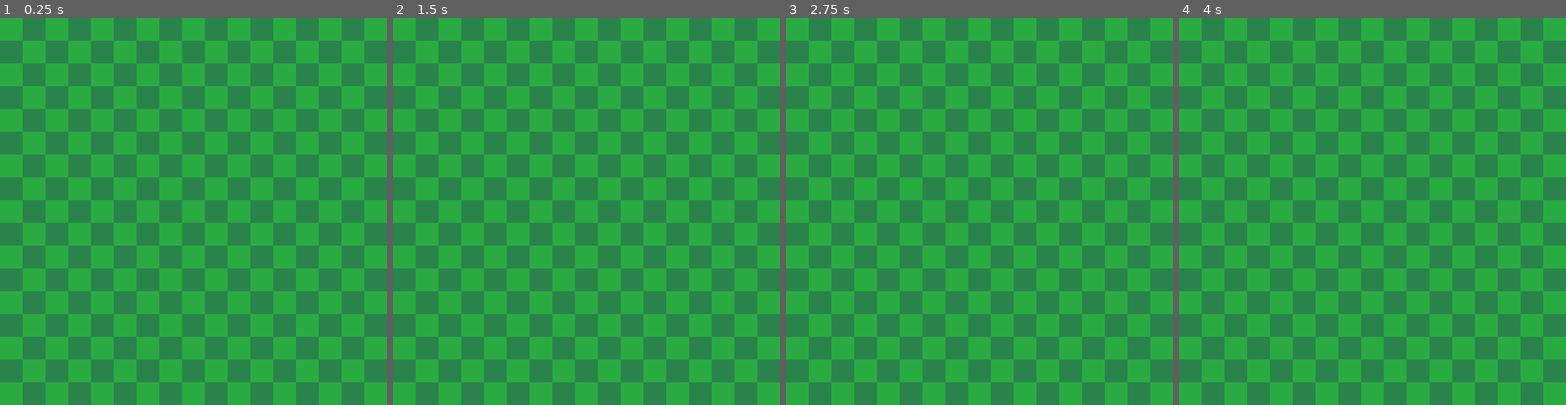
Above: before the commit, frames 1-4 (left to right).
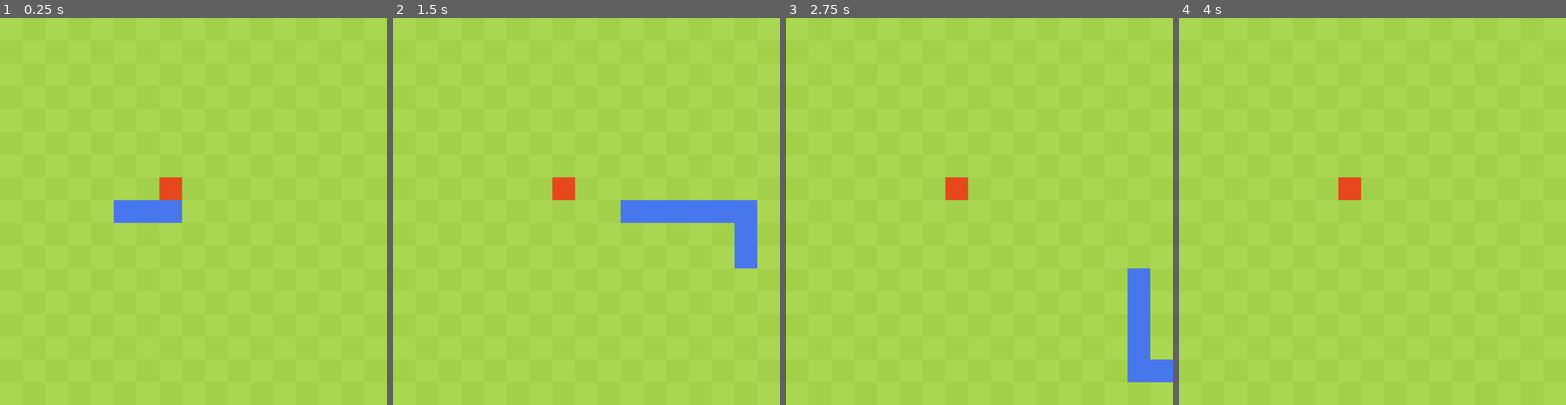
Above: after the commit, the same moments.

Repository: shubhrDev/snake-in-godot
Game: Godot game, scene res://main_game.tscn
Same seed, same stepped clock (60 frames per second), same inputs: the game is played once before the commit and once after it.
Inputs:
- Up to frame 1 (0.25 s): no input
- Up to frame 2 (1.5 s): tap Enter (ui_accept) at 0.5, 0.6, 0.77, 1.07, 1.35 s; hold D (right) 0.53-1.28 s; hold S (down) from 1.28 s (still down)
- Up to frame 3 (2.75 s): tap Enter (ui_accept) at 1.52, 1.82, 2.1 s; release S (down) at 2.03 s; hold D (right) from 2.03 s (still down)
- Up to frame 4 (4 s): release D (right) at 2.78 s; hold W (up) 2.78-3.53 s; tap Enter (ui_accept) at 2.85, 3.02, 3.32, 3.6, 3.77 s; hold A (left) from 3.53 s (still down)

The runs differ from the first frame. In frame 1, 100% of the frame differs, in the area x 0-100%, y 0-100%; in frame 2, 100%; in frame 3, 100%; in frame 4, 100%.

Commit message:
added movement and apple spawn

Diff:
--- a/MainGame.gd
+++ /dev/null
@@ -1,3 +0,0 @@
-extends Node2D
-
-@export var backgroundTileMapLayer : TileMapLayer
--- /dev/null
+++ b/Scripts/apple_spawn_manager.gd
@@ -0,0 +1,19 @@
+extends Node
+
+
+@export var apple_tilemap_layer : TileMapLayer
+
+var apple_atlas := Vector2i (2, 0)
+var spawn_pos := Vector2i.ZERO
+func _ready() -> void:
+	spawn_apple()
+
+func spawn_apple():
+	var x : int = randi_range(0, 16)
+	var y : int = randi_range(0, 16)
+
+	spawn_pos = Vector2i(x, y)
+
+	print (spawn_pos)
+
+	apple_tilemap_layer.set_cell(spawn_pos, 0, apple_atlas)
--- /dev/null
+++ b/Scripts/snake_manager.gd
@@ -0,0 +1,84 @@
+extends Node
+
+@export var snake_layer : TileMapLayer
+@export var snake_movement_duration : Timer
+
+
+var snake_direction := Vector2i.RIGHT
+
+var snake_color_atlas := Vector2i(3, 0)
+var spawn_location := Vector2i(5, 8)
+
+var snake_position_list := []
+var previous_tail_position
+
+var can_turn := true
+
+
+func _ready() -> void:
+	start_game()
+func start_game():
+	snake_position_list.clear()
+	#Set positions up in list
+	for i in range (0, 3):
+		snake_position_list.append(spawn_location + Vector2i(-i, 0))
+
+	for block in snake_position_list:
+		draw_snake(block)
+
+
+func _process(delta: float) -> void:
+	handle_input()
+
+
+func handle_input():
+	if (!can_turn):
+		return
+
+	if Input.is_action_just_pressed("left") and snake_direction != Vector2i.RIGHT:
+		snake_direction = Vector2i.LEFT
+		can_turn = false
+	elif Input.is_action_just_pressed("right") and snake_direction != Vector2i.LEFT:
+		snake_direction = Vector2i.RIGHT
+		can_turn = false
+	elif Input.is_action_just_pressed("up") and snake_direction != Vector2i.DOWN:
+		snake_direction = Vector2i.UP
+		can_turn = false
+	elif Input.is_action_just_pressed("down") and snake_direction != Vector2i.UP:
+		snake_direction = Vector2i.DOWN
+		can_turn = false
+
+	if Input.is_action_just_pressed("ui_accept"):
+		print("INCEASE SNAKE LENGHTH")
+		grow_snake()
+func draw_snake(pos):
+	snake_layer.set_cell(pos, 0, snake_color_atlas)
+
+func clear_snake(pos):
+	snake_layer.set_cell(pos, -1)
+
+func _on_timer_timeout() -> void:
+	move_snake()
+
+func move_snake():
+	var previous_snake_positions := []
+
+	for i in range (len (snake_position_list)):
+		previous_snake_positions.append(snake_position_list[i])
+
+	previous_tail_position = previous_snake_positions[-1]
+	snake_position_list[0] += snake_direction
+
+	for i in range (1, previous_snake_positions.size()):
+		snake_position_list[i] = previous_snake_positions[i - 1]
+
+	for block in previous_snake_positions:
+		clear_snake(block)
+		#print (block)
+	for block in snake_position_list:
+		draw_snake(block)
+
+	can_turn = true
+
+func grow_snake():
+	snake_position_list.append(previous_tail_position)
--- a/Snake.gd
+++ /dev/null
@@ -1,22 +0,0 @@
-extends CharacterBody2D
-
-
-const SPEED = 300.0
-const JUMP_VELOCITY = -400.0
-
-
-func _physics_process(delta: float) -> void:
-
-
-
-	# Get the input direction and handle the movement/deceleration.
-	# As good practice, you should replace UI actions with custom gameplay actions.
-	var direction := Input.get_vector("left", "right", "down", "up")
-	print(direction)
-	if direction:
-		velocity.x = direction.x * SPEED
-		velocity.y = direction.y * SPEED
-	else:
-		velocity.x = move_toward(velocity.x, 0, SPEED)
-
-	move_and_slide()
--- a/head.tscn
+++ /dev/null
@@ -1,16 +0,0 @@
-[gd_scene format=3 uid="uid://ccu5tvl1cqdyp"]
-
-[ext_resource type="Script" uid="uid://c8wc2h14fsmpf" path="res://Snake.gd" id="1_hukeq"]
-[ext_resource type="Texture2D" uid="uid://0hy725j3duri" path="res://icon.svg" id="1_xe7ry"]
-
-[sub_resource type="RectangleShape2D" id="RectangleShape2D_e3c3e"]
-size = Vector2(128, 128)
-
-[node name="Head" type="CharacterBody2D" unique_id=337419613]
-script = ExtResource("1_hukeq")
-
-[node name="Sprite2D" type="Sprite2D" parent="." unique_id=1579673382]
-texture = ExtResource("1_xe7ry")
-
-[node name="CollisionShape2D" type="CollisionShape2D" parent="." unique_id=1206398857]
-shape = SubResource("RectangleShape2D_e3c3e")
--- a/main_game.tscn
+++ b/main_game.tscn
@@ -1,7 +1,9 @@
 [gd_scene format=3 uid="uid://bce1qlk56q8w5"]
 
 [ext_resource type="Texture2D" uid="uid://bsk1uj1mofkhd" path="res://Sprites/Tiles.png" id="1_1oj5k"]
-[ext_resource type="Script" uid="uid://jb0towhy5wtj" path="res://BackgroundManager.gd" id="2_yx7mw"]
+[ext_resource type="Script" uid="uid://jb0towhy5wtj" path="res://Scripts/BackgroundManager.gd" id="2_yx7mw"]
+[ext_resource type="Script" uid="uid://cbvyclyy6fsw6" path="res://Scripts/snake_manager.gd" id="3_ykeeq"]
+[ext_resource type="Script" uid="uid://b7mmrxjcd7i55" path="res://Scripts/apple_spawn_manager.gd" id="4_6bm6p"]
 
 [sub_resource type="TileSetAtlasSource" id="TileSetAtlasSource_yx7mw"]
 texture = ExtResource("1_1oj5k")
@@ -13,14 +15,55 @@
 [sub_resource type="TileSet" id="TileSet_e3c3e"]
 sources/0 = SubResource("TileSetAtlasSource_yx7mw")
 
+[sub_resource type="TileSetAtlasSource" id="TileSetAtlasSource_dugkq"]
+texture = ExtResource("1_1oj5k")
+0:0/0 = 0
+1:0/0 = 0
+2:0/0 = 0
+3:0/0 = 0
+
+[sub_resource type="TileSet" id="TileSet_7jmlj"]
+sources/0 = SubResource("TileSetAtlasSource_dugkq")
+
+[sub_resource type="TileSetAtlasSource" id="TileSetAtlasSource_ykeeq"]
+texture = ExtResource("1_1oj5k")
+0:0/0 = 0
+1:0/0 = 0
+2:0/0 = 0
+3:0/0 = 0
+
+[sub_resource type="TileSet" id="TileSet_otgu8"]
+sources/0 = SubResource("TileSetAtlasSource_ykeeq")
+
 [node name="Main Game" type="Node2D" unique_id=1832565408]
 
-[node name="BackGround Layer" type="TileMapLayer" parent="." unique_id=810248870]
+[node name="Background Layer" type="TileMapLayer" parent="." unique_id=810248870]
 tile_set = SubResource("TileSet_e3c3e")
+
+[node name="Apple Draw Layer" type="TileMapLayer" parent="." unique_id=56957766]
+tile_set = SubResource("TileSet_7jmlj")
+
+[node name="Snake Drawing layer" type="TileMapLayer" parent="." unique_id=473996013]
+tile_set = SubResource("TileSet_otgu8")
 
 [node name="Camera2D" type="Camera2D" parent="." unique_id=1697826731]
 anchor_mode = 0
 
-[node name="BackGround Manager" type="Node" parent="." unique_id=366879688 node_paths=PackedStringArray("back_ground_tilemap_layer")]
+[node name="Background Manager" type="Node" parent="." unique_id=366879688 node_paths=PackedStringArray("back_ground_tilemap_layer")]
 script = ExtResource("2_yx7mw")
-back_ground_tilemap_layer = NodePath("../BackGround Layer")
+back_ground_tilemap_layer = NodePath("../Background Layer")
+
+[node name="Snake Manager" type="Node" parent="." unique_id=175522888 node_paths=PackedStringArray("snake_layer", "snake_movement_duration")]
+script = ExtResource("3_ykeeq")
+snake_layer = NodePath("../Snake Drawing layer")
+snake_movement_duration = NodePath("Timer")
+
+[node name="Timer" type="Timer" parent="Snake Manager" unique_id=555440760]
+wait_time = 0.12
+autostart = true
+
+[node name="Apple Spawn Manager" type="Node" parent="." unique_id=2105677528 node_paths=PackedStringArray("apple_tilemap_layer")]
+script = ExtResource("4_6bm6p")
+apple_tilemap_layer = NodePath("../Apple Draw Layer")
+
+[connection signal="timeout" from="Snake Manager/Timer" to="Snake Manager" method="_on_timer_timeout"]
Renamed: BackgroundManager.gd.uid -> Scripts/BackgroundManager.gd.uid
Not shown, added: Scripts/apple_spawn_manager.gd.uid
Not shown, added: Scripts/snake_manager.gd.uid
Binary file changed: Sprites/Tiles.png
